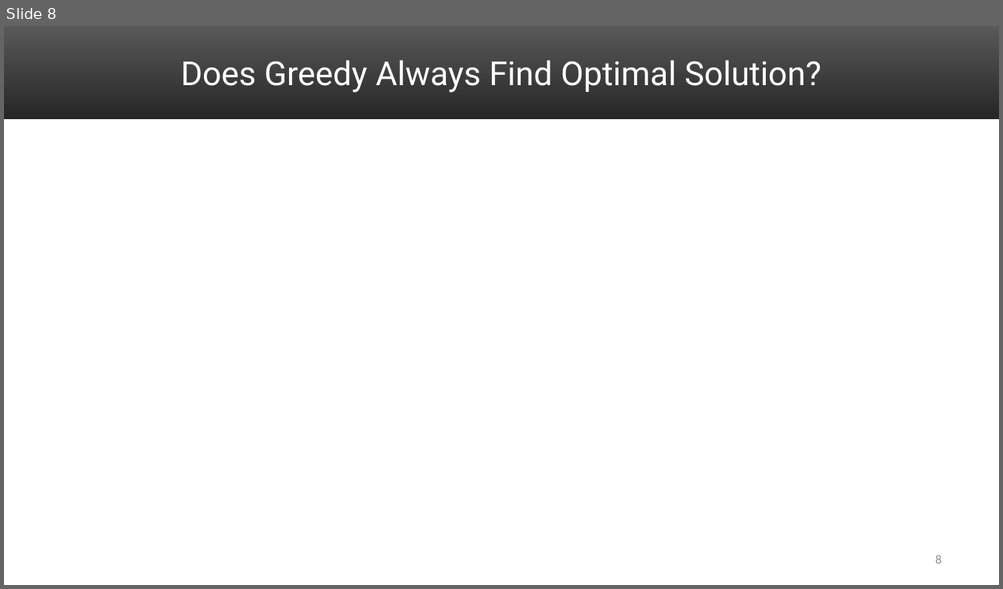
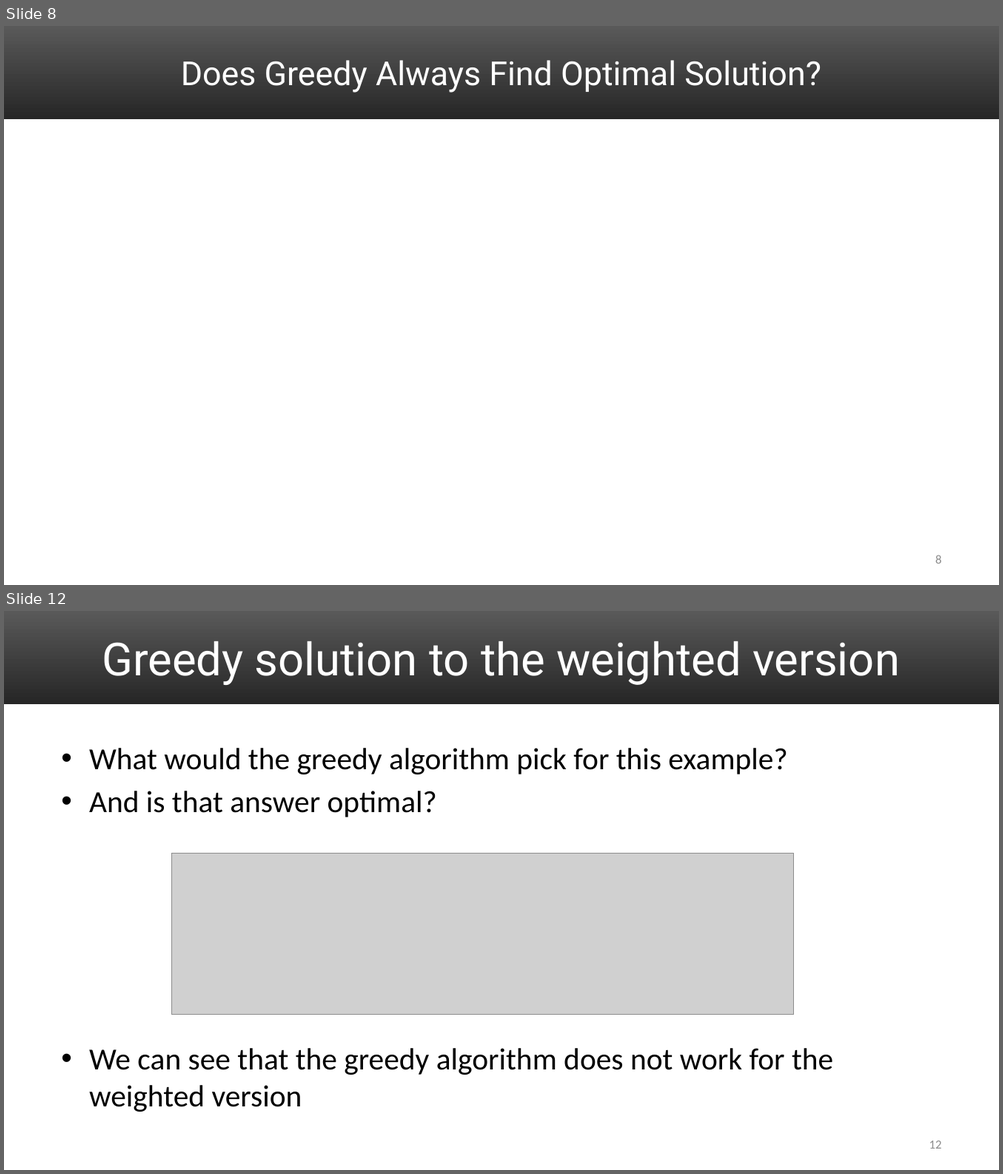
Before and after one commit to uva-cs/cs4102-f21, a slide deck: slides/DP_activitySelect_Proof.pptx. Shown one above the other, each under a label of ours: slide 8 before the commit, slides 8 and 12 after it; the slides between them are not shown. The pictures are 1003x589 and 1003x1174 pixels, drawn with LibreOffice and Linux fonts; fonts in the diff are those of the drawing; grey boxes stand for pictures. Boxes give left, top, right and bottom in pixels: in the first picture for what was removed or moved away, otherwise in the second. Text is boxed around its words. In the diff, an @@ line names an element or a change of style, - is before the commit and + after.

Commit message:
adding weighted activity selection slides

```diff
--- a/slides/DP_activitySelect_Proof.pptx
+++ b/slides/DP_activitySelect_Proof.pptx
@@ slide 12 added at box(4, 611, 999, 1170), background #FFFFFF; not listed: 1 template element that a slide beside it also shows @@
@@ title added at box(102, 641, 899, 685), 44 pt, text #FFFFFF @@
+Greedy solution to the weighted version
@@ text added at box(89, 748, 833, 1112), 29.6 pt, text #000000 @@
+• What would the greedy algorithm pick for this example?
+• And is that answer optimal?
+• We can see that the greedy algorithm does not work for the weighted version
@@ picture added at box(172, 854, 794, 1015) @@
@@ page number added at box(929, 1141, 942, 1149), 12 pt, text #8C8C8C @@
+12
```
Also in this commit, not shown: 14 other slides added, 1 other file.
